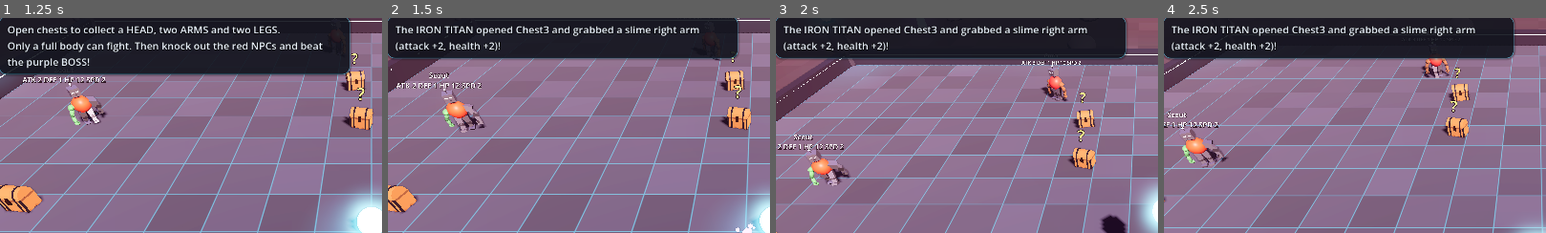
Above: before the commit, frames 1-4 (left to right).
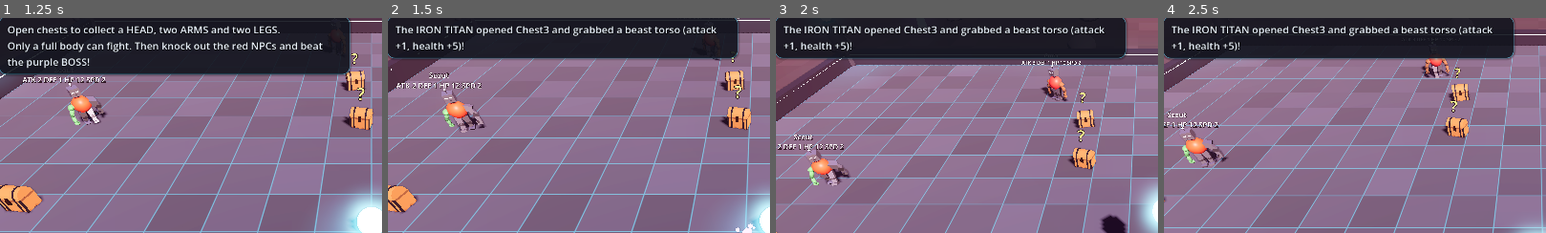
Above: after the commit, the same moments.

Repository: Crodie315/Project1
Game: Godot game, scene res://scenes/main.tscn
The game is run twice, just before and just after one commit, with the same random seed, the same clock (stepped at 60 frames per second) and the same inputs.
Inputs:
- Up to frame 1 (1.25 s): click "PLAY" at 0.5 s
- Up to frame 2 (1.5 s): tap Enter at 1.25 s; hold D from 1.28 s (still down); tap M at 1.35 s
- Up to frame 3 (2 s): keep holding D; tap Space at 1.52 s
- Up to frame 4 (2.5 s): release D at 2.03 s; hold S from 2.03 s (still down); tap Enter at 2.1 s; tap Space at 2.27 s
The pictures show only the part of the screen within x 1-51%, y 3-53%; the shares and areas given below are measured in that part.

Frame 1 is identical in both runs. In frame 2, 1.1% of the frame differs, in the area x 2-86%, y 3-16%; in frame 3, 1.1%; in frame 4, 1.1%.

Commit message:
Fix: skip the Nov 10 test cylinder arm, only hand out robot/beast/slime parts

Diff:
--- a/scripts/part_library.gd
+++ b/scripts/part_library.gd
@@ -100,7 +100,9 @@
 		var data = JSON.parse_string(FileAccess.get_file_as_string(json_path))
 		if data is Dictionary:
 			info.merge(data, true)
-	if not TYPES.has(info["type"]):
+	# Only the game's three styles. Other exports (like the Nov 10 pipeline test,
+	# placeholder_arm_L, a plain cylinder) stay in the folder but aren't handed out.
+	if not TYPES.has(info["type"]) or not STYLES.has(info["style"]):
 		return {}
 	var defaults := default_stats(str(info["style"]), str(info["type"]))
 	for k in STAT_KEYS:
